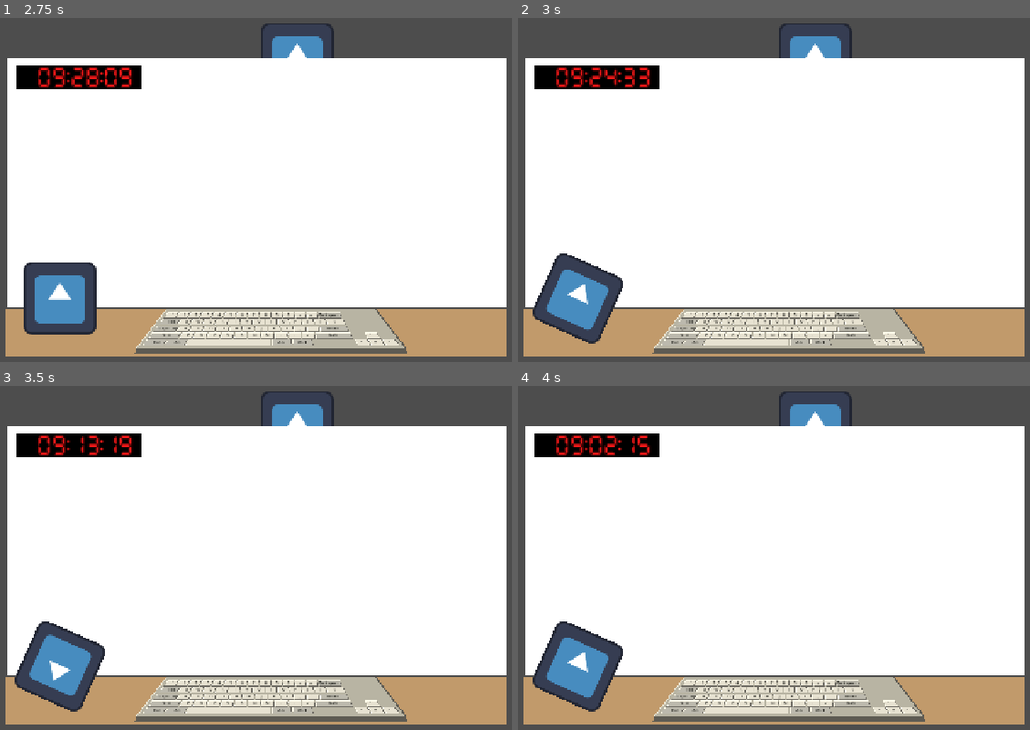
Above: before the commit, frames 1-4 (two rows, left to right).
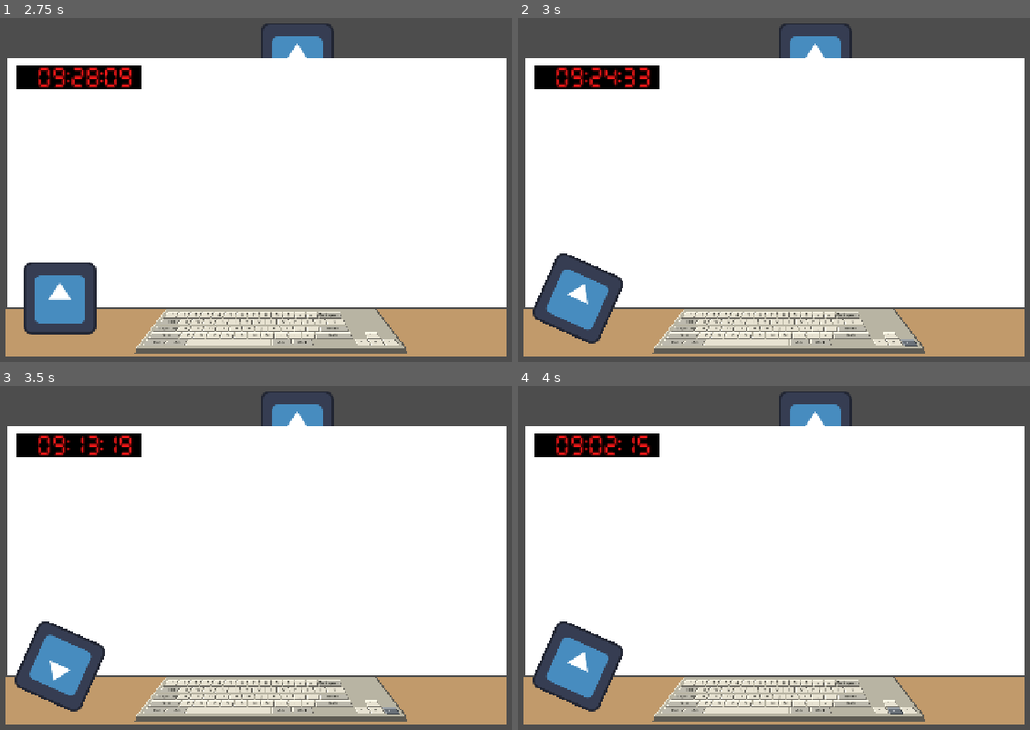
Above: after the commit, the same moments.

Repository: Jelleas/gmtk-2026
Game: Godot game, scene res://src/office/office.tscn
Same seed, same stepped clock (60 frames per second), same inputs: the game is played once before the commit and once after it. This scene is started directly instead of the project's main scene. The engine's default icon, where the game draws it, is replaced by a stand-in: a white triangle on a blue panel in a dark square.
Inputs (mouse positions are in pixels of both pictures, inside the frame that each line leads up to):
- Up to frame 1 (2.75 s): click "_" at 0.5 s; click "□" at 1.25 s; click "X" at 2 s
- Up to frame 2 (3 s): tap Enter at 2.75 s; move the mouse to (579, 296) at 2.77 s; hold Right from 2.78 s (still down); tap 0 at 2.85 s; click (579, 296) at 2.92 s
- Up to frame 3 (3.5 s): keep holding Right
- Up to frame 4 (4 s): move the mouse to (625, 582) at 3.52 s; release Right at 3.53 s; hold Down from 3.53 s (still down); tap 1 at 3.6 s

Frame 1 is identical in both runs. In frame 2, less than 0.1% of the frame differs, in the area x 74-79%, y 93-96%; in frame 3, less than 0.1%; in frame 4, less than 0.1%.

Commit message:
type on keyboard when typing in sheet

Diff:
--- a/src/keyboard/keyboard.gd
+++ b/src/keyboard/keyboard.gd
@@ -32,7 +32,7 @@
 	queue_redraw()
 
 
-func _unhandled_key_input(event: InputEvent) -> void:
+func _input(event: InputEvent) -> void:
 	var key_event := event as InputEventKey
 	if key_event == null:
 		return
